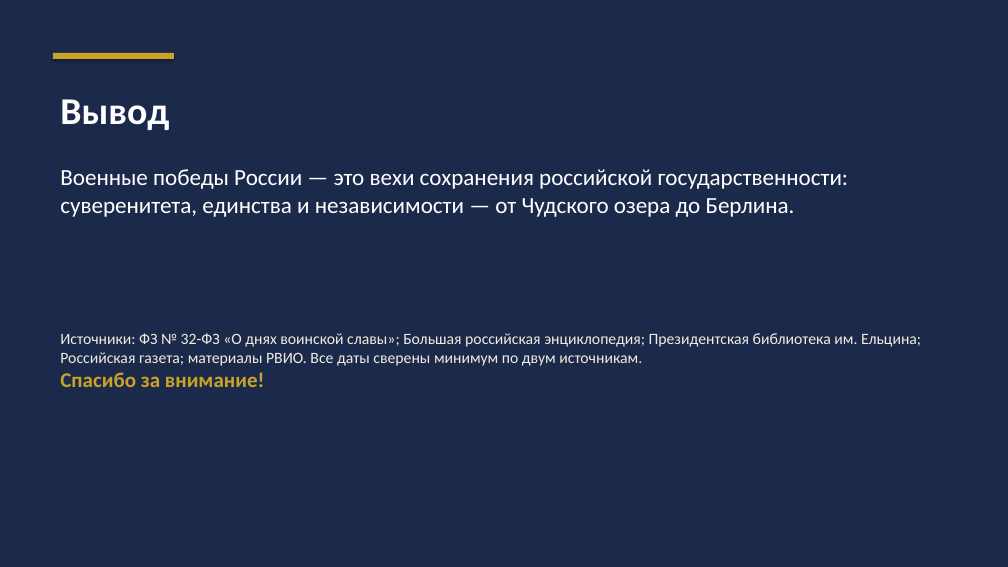
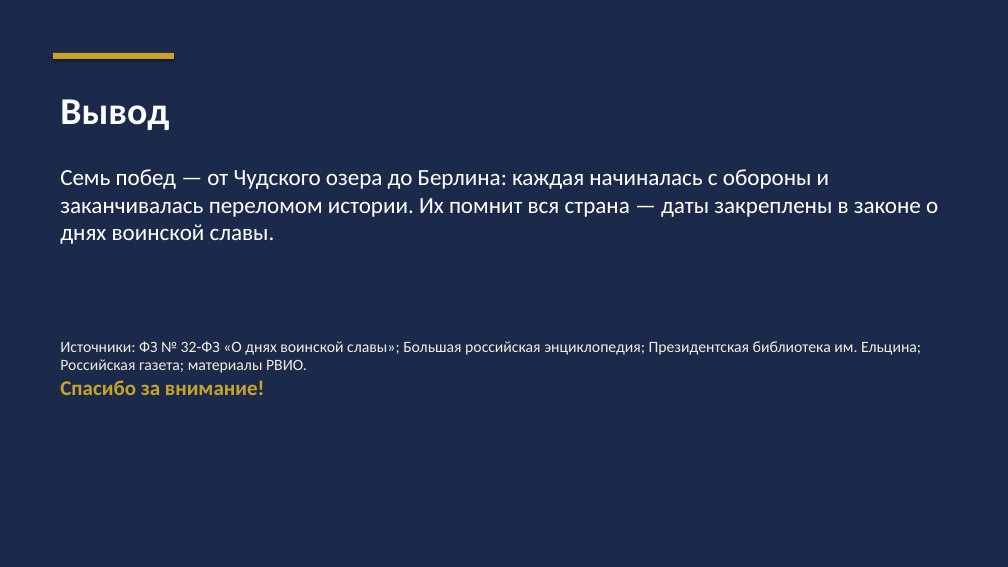
Before and after one commit to Gamegui/Homework, a slide deck: slide 11 of klyuchevye-voennye-pobedy-rossii/prezentatsiya.pptx (slide 12 before the commit). Drawn at 1008x567 pixels with LibreOffice and Linux fonts; fonts in the diff are those of the drawing. Boxes give left, top, right and bottom in pixels: in the first picture for what was removed or moved away, otherwise in the second. Text is boxed around its words. In the diff, an @@ line names an element or a change of style, - is before the commit and + after.

```diff
--- a/klyuchevye-voennye-pobedy-rossii/prezentatsiya.pptx
+++ b/klyuchevye-voennye-pobedy-rossii/prezentatsiya.pptx
@@ text at (x1=60, y1=169, x2=938, y2=244): text changed @@
-Военные победы России — это вехи сохранения российской государственности: суверенитета, единства и независимости — от Чудского озера до Берлина.
+Семь побед — от Чудского озера до Берлина: каждая начиналась с обороны и заканчивалась переломом истории. Их помнит вся страна — даты закреплены в законе о днях воинской славы.
@@ text "Источники: ФЗ № 32-ФЗ «О ..." moved from (x1=60, y1=333, x2=921, y2=387) to (x1=60, y1=341, x2=921, y2=395) @@
@@ text at (x1=60, y1=341, x2=921, y2=373): text changed @@
-Источники: ФЗ № 32-ФЗ «О днях воинской славы»; Большая российская энциклопедия; Президентская библиотека им. Ельцина; Российская газета; материалы РВИО. Все даты сверены минимум по двум источникам.
+Источники: ФЗ № 32-ФЗ «О днях воинской славы»; Большая российская энциклопедия; Президентская библиотека им. Ельцина; Российская газета; материалы РВИО.
```
Also in this commit, not shown: 7 other slides changed, 3 slides added, 4 slides removed, 3 other files.
